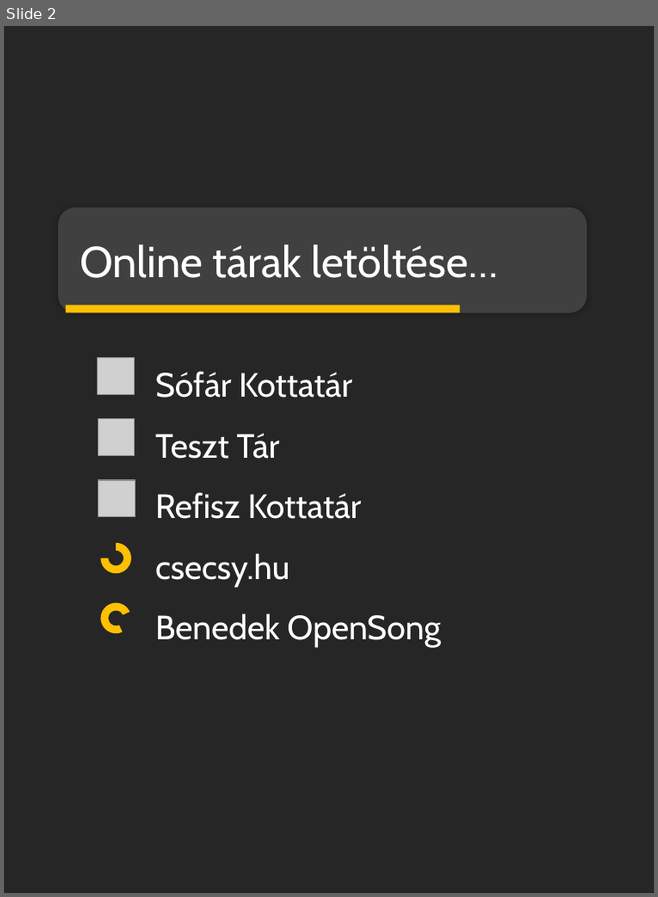
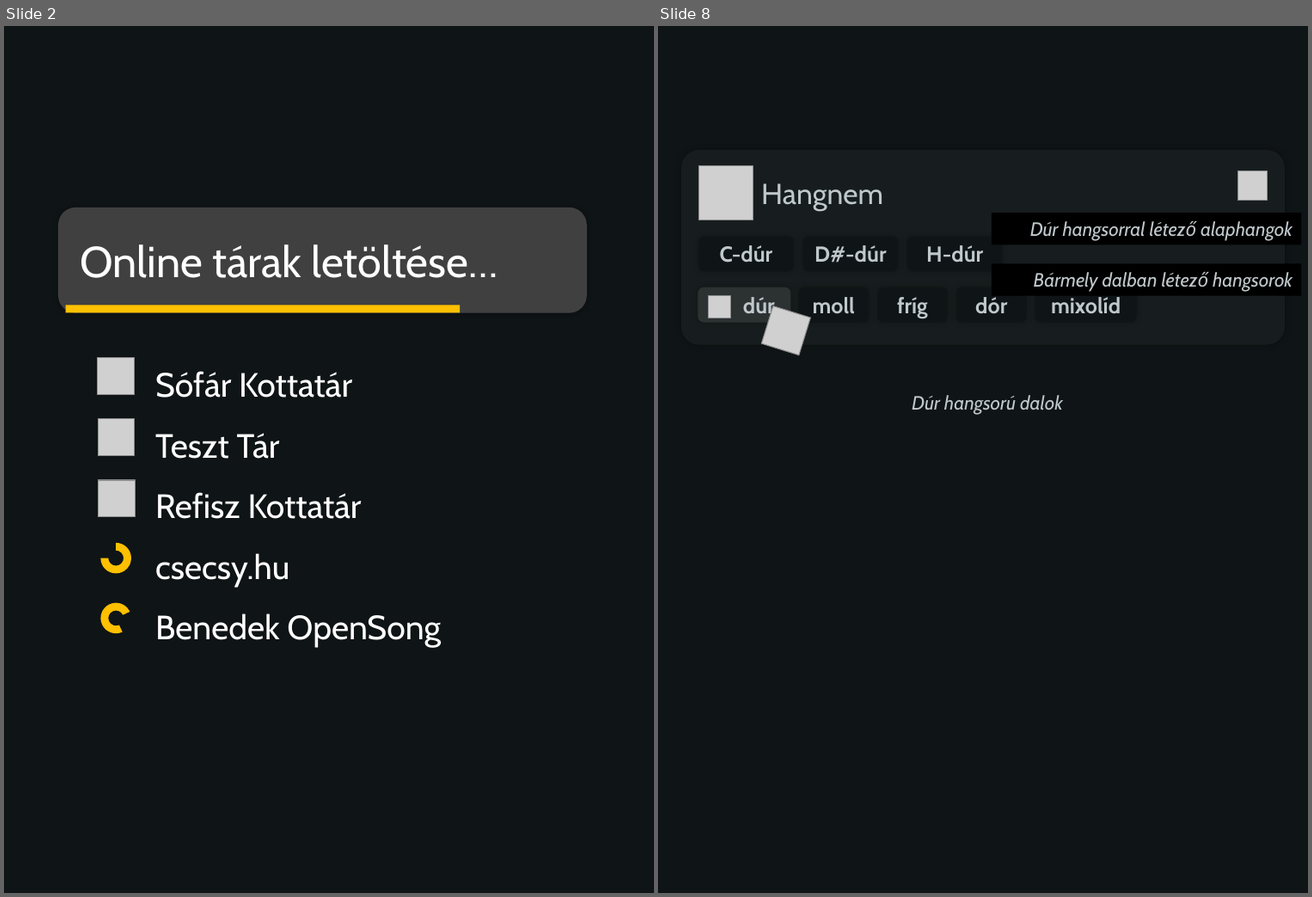
Before and after one commit to reformatus/lyric, a slide deck: Tervek/ui-terv.pptx. Shown side by side, each under a label of ours: slide 2 before the commit, slides 2 and 8 after it; the slides between them are not shown. The pictures are 658x897 and 1312x897 pixels, drawn with LibreOffice and Linux fonts; fonts in the diff are those of the drawing; grey boxes stand for pictures; background and template pictures are left out. Boxes give left, top, right and bottom in pixels: in the first picture for what was removed or moved away, otherwise in the second. Text is boxed around its words. In the diff, an @@ line names an element or a change of style, - is before the commit and + after.

```diff
--- a/Tervek/ui-terv.pptx
+++ b/Tervek/ui-terv.pptx
@@ slide 8 added at <box>658,26,1308,893</box>, background #0F1416 @@
@@ rounded rectangle added at <box>681,150,1285,345</box>, fill #171D1E @@
@@ picture added at <box>698,165,753,220</box> @@
@@ picture added at <box>1238,170,1268,201</box> @@
@@ text added at <box>761,183,883,211</box>, 24 pt, text #BFC8CB @@
+Hangnem
@@ rectangle added at <box>992,213,1301,244</box>, fill #000000, 16 pt, text #BFC8CB, italic @@
+Dúr hangsorral létező alaphangok
@@ rounded rectangle added at <box>698,237,794,272</box>, fill #0F1416, 18 pt, text #BFC8CB, bold @@
+C-dúr
@@ rounded rectangle added at <box>802,236,898,271</box>, fill #0F1416, 18 pt, text #BFC8CB, bold @@
+D#-dúr
@@ rounded rectangle added at <box>907,236,1003,271</box>, fill #0F1416, 18 pt, text #BFC8CB, bold @@
+H-dúr
@@ rectangle added at <box>992,263,1301,295</box>, fill #000000, 16 pt, text #BFC8CB, italic @@
+Bármely dalban létező hangsorok
@@ rounded rectangle added at <box>698,287,790,323</box>, fill #2C3132, 18 pt, text #BFC8CB, bold @@
+dúr
@@ picture added at <box>708,295,730,318</box> @@
@@ picture added at <box>761,306,810,355</box> @@
@@ rounded rectangle added at <box>798,287,869,323</box>, fill #0F1416, 18 pt, text #BFC8CB, bold @@
+moll
@@ rounded rectangle added at <box>877,287,948,323</box>, fill #0F1416, 18 pt, text #BFC8CB, bold @@
+fríg
@@ rounded rectangle added at <box>956,287,1026,323</box>, fill #0F1416, 18 pt, text #BFC8CB, bold @@
+dór
@@ rounded rectangle added at <box>1035,287,1136,323</box>, fill #0F1416, 18 pt, text #BFC8CB, bold @@
+mixolíd
@@ text added at <box>912,395,1063,415</box>, 16 pt, text #BFC8CB, italic @@
+Dúr hangsorú dalok
@@ slide 2 changed as well @@
@@ background #262626 to #0F1416 @@
```
Also in this commit, not shown: 1 other slide changed, 10 other slides added.
